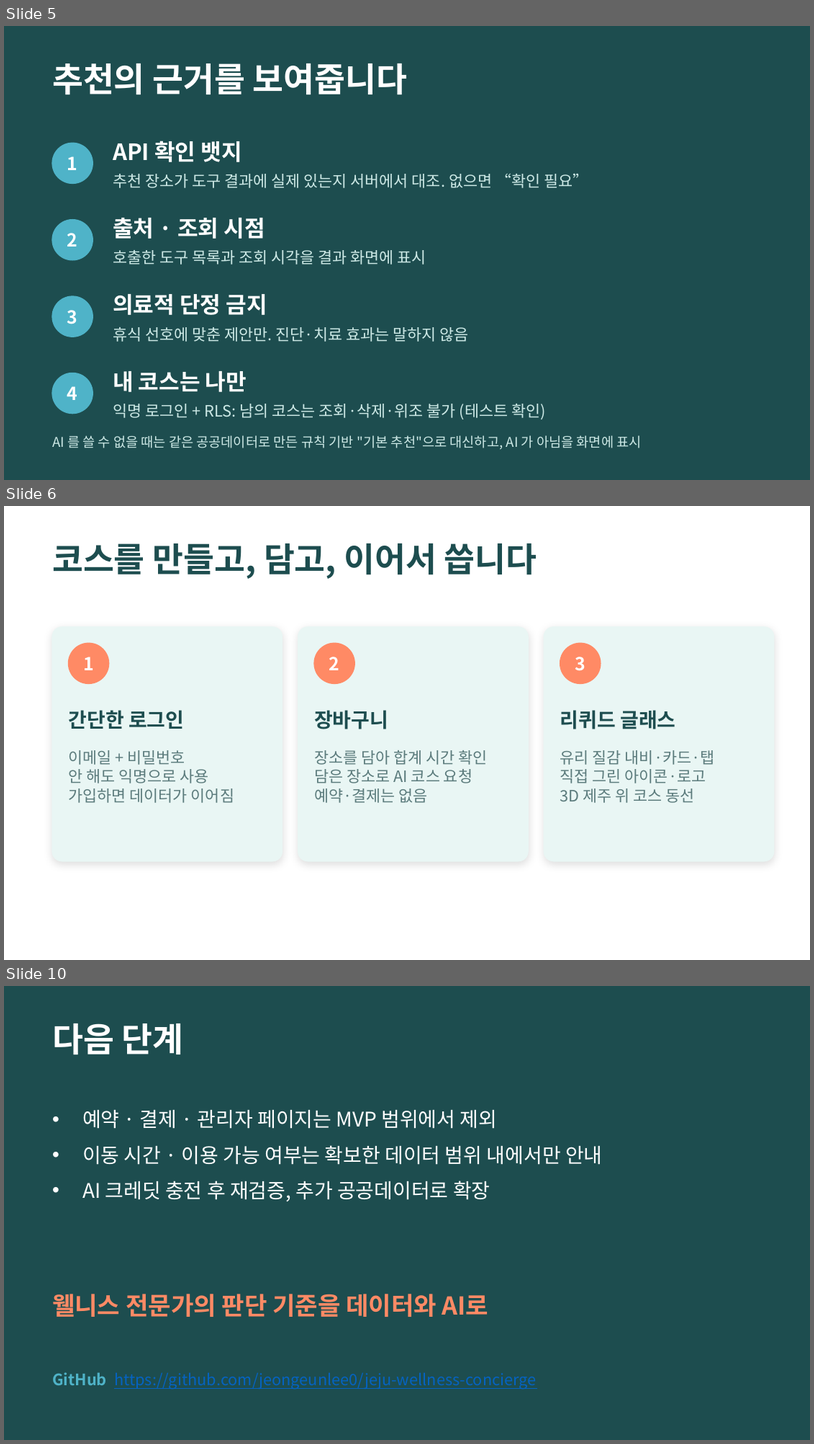
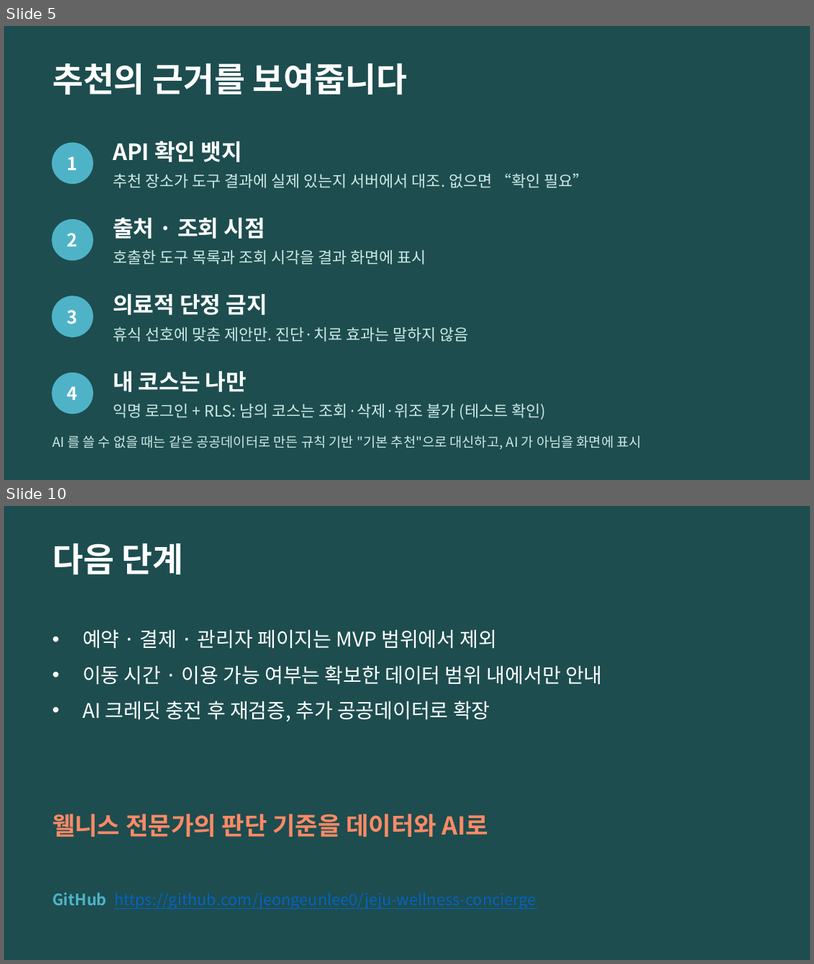
Before and after one commit to jeongeunlee0/jeju-wellness-concierge, a slide deck: docs/JEJU_WELLNESS_CONCIERGE.pptx. Shown one above the other, each under a label of ours: slides 5, 6 and 10 before the commit, slides 5 and 10 after it; the slides between them are not shown. The pictures are 814x1444 and 814x964 pixels, drawn with LibreOffice and Linux fonts; fonts in the diff are those of the drawing. Boxes give left, top, right and bottom in pixels: in the first picture for what was removed or moved away, otherwise in the second. Text is boxed around its words. In the diff, an @@ line names an element or a change of style, - is before the commit and + after.

```diff
--- a/docs/JEJU_WELLNESS_CONCIERGE.pptx
+++ b/docs/JEJU_WELLNESS_CONCIERGE.pptx
@@ slide 6 removed at <box>4,506,810,960</box>, background #FFFFFF @@
@@ text removed at <box>52,543,538,579</box> @@
-코스를 만들고, 담고, 이어서 씁니다
@@ rounded rectangle removed at <box>52,627,282,861</box> @@
@@ rounded rectangle removed at <box>298,627,528,861</box> @@
@@ rounded rectangle removed at <box>544,627,774,861</box> @@
@@ ellipse removed at <box>69,643,109,683</box> @@
@@ text removed at <box>83,656,94,670</box> @@
-1
@@ ellipse removed at <box>314,643,355,683</box> @@
@@ text removed at <box>329,656,340,670</box> @@
-2
@@ ellipse removed at <box>561,643,601,683</box> @@
@@ text removed at <box>575,656,586,671</box> @@
-3
@@ text removed at <box>69,710,184,728</box> @@
-간단한 로그인
@@ text removed at <box>314,710,388,729</box> @@
-장바구니
@@ text removed at <box>561,710,676,729</box> @@
-리퀴드 글래스
@@ text removed at <box>69,750,234,803</box> @@
-이메일 + 비밀번호
-안 해도 익명으로 사용
-가입하면 데이터가 이어짐
@@ text removed at <box>314,750,487,803</box> @@
-장소를 담아 합계 시간 확인
-담은 장소로 AI 코스 요청
-예약·결제는 없음
@@ text removed at <box>561,750,715,803</box> @@
-유리 질감 내비·카드·탭
-직접 그린 아이콘·로고
-3D 제주 위 코스 동선
```
Also in this commit, not shown: 2 slides changed, 1 slide added, 46 other files.
